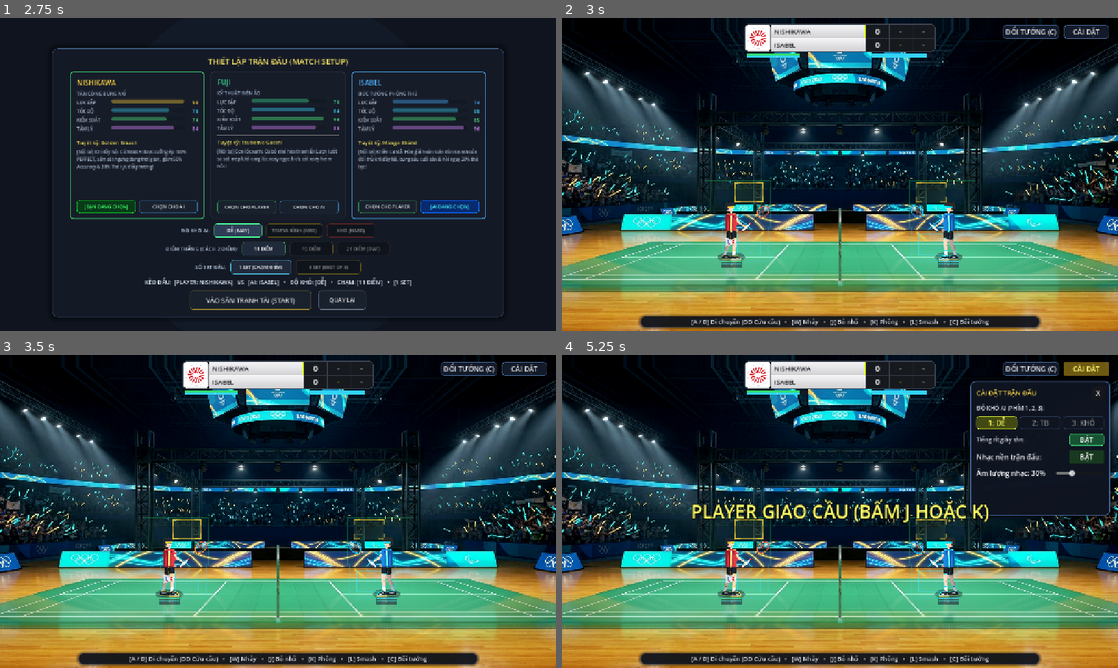
Above: before the commit, frames 1-4 (two rows, left to right).
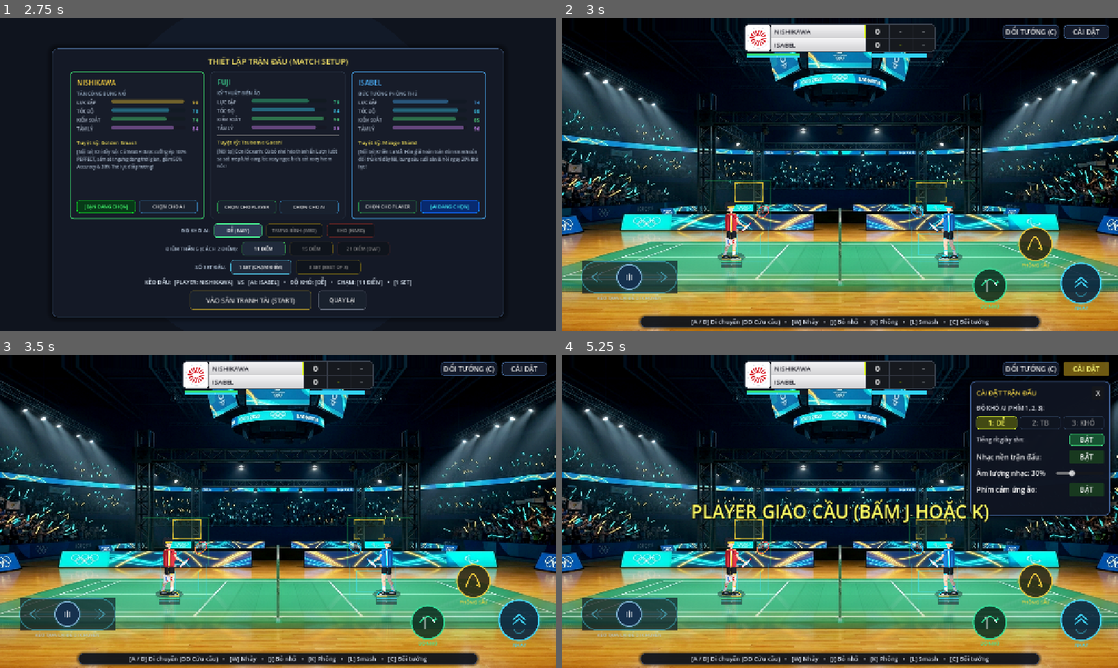
Above: after the commit, the same moments.

Repository: Lurz0205/kaiser-shuttle
Game: Godot game, scene res://scenes/Main.tscn
The game is run twice, just before and just after one commit, with the same random seed, the same clock (stepped at 60 frames per second) and the same inputs.
Inputs:
- Up to frame 1 (2.75 s): click "BẮT ĐẦU TRANH TÀI (VS AI)" at 0.5 s; click "DỄ (EASY)" at 1.25 s; click "DỄ (EASY)" at 2 s
- Up to frame 2 (3 s): click "VÀO SÂN TRANH TÀI (START)" at 2.75 s
- Up to frame 3 (3.5 s): no input
- Up to frame 4 (5.25 s): click "ĐỔI TƯỚNG (C)" at 3.5 s; click "VÀO SÂN TRANH TÀI (START)" at 4.25 s; click "CÀI ĐẶT" at 5 s

Frame 1 is identical in both runs. In frame 2, 3.9% of the frame differs, in the area x 3-98%, y 66-94%; in frame 3, 3.9%; in frame 4, 4.3%, in the area x 3-98%, y 40-94%.

Commit message:
Add virtual drag touchpad, function-based vector logo round buttons J, K, L with dynamic Jump/Smash, and boost stadium ambience

Diff:
--- a/project.godot
+++ b/project.godot
@@ -26,6 +26,11 @@
 window/stretch/mode="canvas_items"
 window/vsync/vsync_mode.web=0
 
+[input_devices]
+
+pointing/emulate_touch_from_mouse=true
+pointing/emulate_mouse_from_touch=true
+
 [physics]
 
 common/max_physics_steps_per_frame=2
--- a/scripts/main.gd
+++ b/scripts/main.gd
@@ -137,6 +137,12 @@
 var slider_bgm_match: HSlider = null
 var lbl_bgm_vol_match: Label = null
 
+# Virtual Mobile Controls (Touchpad + Circular Buttons J, K, L)
+const VirtualTouchPadClass = preload("res://scripts/ui/virtual_touch_pad.gd")
+var virtual_touch_pad: Control = null
+var touch_controls_enabled: bool = true
+var btn_touch_toggle: Button = null
+
 # Audio (Smash, Phong, Rít giày, Sấm sét, Isabel Block & Slowmo, Dây vợt net, Gió Fuji, Chém cầu sau sân, Trọng tài)
 @onready var sfx_smash: AudioStreamPlayer = $Audio/SFXSmash
 @onready var sfx_phong: AudioStreamPlayer = $Audio/SFXPong
@@ -250,7 +256,7 @@
 	if amb_stream is AudioStreamWAV:
 		(amb_stream as AudioStreamWAV).loop_mode = AudioStreamWAV.LOOP_FORWARD
 	amb_player.stream = amb_stream
-	amb_player.volume_db = -24.0
+	amb_player.volume_db = -14.0
 	amb_player.bus = "Master"
 	add_child(amb_player)
 	amb_player.play()
@@ -313,6 +319,24 @@
 			vol_row.add_child(slider_bgm_match)
 			vbox.add_child(vol_row)
 
+			var touch_row = HBoxContainer.new()
+			var lbl_touch = Label.new()
+			lbl_touch.text = "Phím cảm ứng ảo:"
+			lbl_touch.size_flags_horizontal = Control.SIZE_EXPAND_FILL
+			touch_row.add_child(lbl_touch)
+
+			btn_touch_toggle = Button.new()
+			btn_touch_toggle.custom_minimum_size = Vector2(80, 28)
+			btn_touch_toggle.text = "BẬT"
+			btn_touch_toggle.pressed.connect(func():
+				touch_controls_enabled = not touch_controls_enabled
+				_update_settings_ui()
+				if virtual_touch_pad:
+					virtual_touch_pad.visible = touch_controls_enabled and (not main_menu or not main_menu.visible)
+			)
+			touch_row.add_child(btn_touch_toggle)
+			vbox.add_child(touch_row)
+
 	_update_settings_ui()
 	_setup_hud_stamina_bars()
 
@@ -329,6 +353,14 @@
 	main_menu.start_match_requested.connect(_on_menu_start_match)
 	main_menu.start_pvp_match_requested.connect(_on_menu_start_pvp_match)
 	main_menu.settings_updated.connect(_on_menu_settings_updated)
+
+	# Khởi tạo Touchpad di chuyển (kéo qua lại) & Cụm phím ảo J, K, L (Vector Logo)
+	virtual_touch_pad = VirtualTouchPadClass.new()
+	virtual_touch_pad.name = "VirtualTouchPad"
+	virtual_touch_pad.set_target_player(player)
+	virtual_touch_pad.shot_triggered.connect(_on_touch_shot_triggered)
+	$HUD.add_child(virtual_touch_pad)
+	virtual_touch_pad.visible = false
 
 	if btn_char_select:
 		btn_char_select.pressed.connect(func():
@@ -375,6 +407,8 @@
 		stamina_bar_bg_player.visible = show
 	if stamina_bar_bg_ai:
 		stamina_bar_bg_ai.visible = show
+	if virtual_touch_pad:
+		virtual_touch_pad.visible = show and touch_controls_enabled
 
 
 func _play_sfx_string() -> void:
@@ -463,6 +497,8 @@
 	if match_over_dialog:
 		match_over_dialog.visible = false
 	_set_in_game_hud_visible(true)
+	if virtual_touch_pad:
+		virtual_touch_pad.set_target_player(player)
 	if player:
 		match p_id:
 			"nishikawa": player.stats = CharacterStats.create_nishikawa()
@@ -551,6 +587,8 @@
 	if match_over_dialog:
 		match_over_dialog.visible = false
 	_set_in_game_hud_visible(true)
+	if virtual_touch_pad:
+		virtual_touch_pad.set_target_player(player)
 
 	# TRONG PVP: CẢ 2 NGƯỜI CHƠI ĐỀU LUÔN ĐIỀU KHIỂN NHÂN VẬT SÂN TRÁI CỦA MÌNH ($Player)
 	# ĐỐI THỦ LUÔN HIỆN Ở SÂN PHẢI ($AIRival) VÀ BỊ KHÓA HOÀN TOÀN BÀN PHÍM (is_remote_puppet = true)
@@ -848,6 +886,10 @@
 	if slider_bgm_match and abs(slider_bgm_match.value - bgm_match_volume) > 0.01:
 		slider_bgm_match.value = bgm_match_volume
 
+	if btn_touch_toggle:
+		btn_touch_toggle.text = "BẬT" if touch_controls_enabled else "TẮT"
+		btn_touch_toggle.modulate = Color(1.2, 3.2, 1.2) if touch_controls_enabled else Color(1.8, 0.6, 0.6)
+
 
 func _apply_match_bgm() -> void:
 	if not bgm_lobby:
@@ -1077,23 +1119,38 @@
 		return
 	if is_umpire_speaking:
 		return
+	var touch_shot = player.touch_shot_pressed if player else ""
 	if is_pvp_active:
 		if current_server == "player" and net_manager:
-			if Input.is_key_pressed(KEY_K):
+			if Input.is_key_pressed(KEY_K) or touch_shot == "clear":
+				if player: player.touch_shot_pressed = ""
 				_execute_serve("player", "clear")
 				net_manager.send_packet({"t": "serve", "shot_type": "clear"})
-			elif Input.is_key_pressed(KEY_J):
+			elif Input.is_key_pressed(KEY_J) or touch_shot == "drop":
+				if player: player.touch_shot_pressed = ""
 				_execute_serve("player", "drop")
 				net_manager.send_packet({"t": "serve", "shot_type": "drop"})
 		return
 	else:
 		if current_server == "player":
-			if Input.is_key_pressed(KEY_K):
-				# High Deep Serve to opponent baseline
+			if Input.is_key_pressed(KEY_K) or touch_shot == "clear":
+				if player: player.touch_shot_pressed = ""
 				_execute_serve("player", "clear")
-			elif Input.is_key_pressed(KEY_J):
-				# Short Serve skimming over net
+			elif Input.is_key_pressed(KEY_J) or touch_shot == "drop":
+				if player: player.touch_shot_pressed = ""
 				_execute_serve("player", "drop")
+
+
+func _on_touch_shot_triggered(shot_type: String) -> void:
+	if main_menu and main_menu.visible:
+		return
+	if is_umpire_speaking or is_serve_in_progress:
+		return
+	if current_state == MatchState.SERVE and current_server == "player":
+		if shot_type == "clear" or shot_type == "drop":
+			_execute_serve("player", shot_type)
+			if is_pvp_active and net_manager:
+				net_manager.send_packet({"t": "serve", "shot_type": shot_type})
 
 
 func _setup_serve(server: String) -> void:
@@ -2220,6 +2277,8 @@
 		lbl_sub.text = "THỂ THỨC: %s (CHẠM %d ĐIỂM) • BWF RULES" % [mode_str, target_match_points]
 
 	match_over_dialog.visible = true
+	if virtual_touch_pad:
+		virtual_touch_pad.visible = false
 
 
 func _on_match_over_play_again() -> void:
--- a/scripts/player.gd
+++ b/scripts/player.gd
@@ -89,6 +89,11 @@
 
 # Kinematics & Animation
 var walk_phase: float = 0.0
+
+# Mobile Virtual Touch Controls
+var touch_move_axis: float = 0.0 # [-1.0 -> 1.0] from drag touchpad
+var touch_jump_pressed: bool = false
+var touch_shot_pressed: String = "" # "drop", "clear", "smash"
 var is_swinging: bool = false
 var swing_timer: float = 0.0
 var swing_prog: float = 0.0
@@ -738,15 +743,20 @@
 			move_x -= 1.0
 		if cur_d_raw:
 			move_x += 1.0
+		if abs(touch_move_axis) > 0.05:
+			move_x += touch_move_axis
+		move_x = clamp(move_x, -1.0, 1.0)
 
 		velocity.x = move_x * move_speed_x
 
-		# Jump: Space, W, or Up
-		if (Input.is_key_pressed(KEY_SPACE) or Input.is_key_pressed(KEY_W) or Input.is_key_pressed(KEY_UP)) and is_on_ground():
+		# Jump: Space, W, Up, or touch_jump_pressed
+		var jump_input = (Input.is_key_pressed(KEY_SPACE) or Input.is_key_pressed(KEY_W) or Input.is_key_pressed(KEY_UP) or touch_jump_pressed)
+		if jump_input and is_on_ground():
 			velocity.y = JUMP_FORCE
 			jump_taken.emit(Vector2(global_position.x, current_ground_y), facing)
 			if stats:
 				stats.consume_stamina_action(5.0)
+		touch_jump_pressed = false
 
 	# Swing / Shot trigger: Player can ALWAYS swing anytime!
 	var cur_j = Input.is_key_pressed(KEY_J)
@@ -754,12 +764,13 @@
 	var cur_l = Input.is_key_pressed(KEY_L) or Input.is_key_pressed(KEY_ENTER)
 
 	var shot_pressed = ""
-	if cur_j and not prev_key_j:
+	if (cur_j and not prev_key_j) or touch_shot_pressed == "drop":
 		shot_pressed = "drop"
-	elif cur_k and not prev_key_k:
+	elif (cur_k and not prev_key_k) or touch_shot_pressed == "clear":
 		shot_pressed = "clear"
-	elif cur_l and not prev_key_l:
+	elif (cur_l and not prev_key_l) or touch_shot_pressed == "smash":
 		shot_pressed = "smash"
+	touch_shot_pressed = ""
 
 	prev_key_j = cur_j
 	prev_key_k = cur_k
--- /dev/null
+++ b/scripts/ui/virtual_touch_pad.gd
@@ -0,0 +1,365 @@
+class_name VirtualTouchPad
+extends Control
+
+## Virtual Mobile Touch Controls:
+## - Left: Drag Touchpad (kéo qua lại mượt mà, không tách rời 2 nút)
+## - Right: Circular J (Drop), K (Clear), L (Dynamic Jump & Smash) with Vector Function Logos
+
+signal shot_triggered(shot_type: String)
+signal jump_triggered()
+
+var player: BadmintonPlayer = null
+
+# Left Touchpad Track parameters
+var track_rect: Rect2 = Rect2(45.0, 560.0, 220.0, 72.0)
+var knob_center: Vector2 = Vector2(155.0, 596.0)
+var knob_pos: Vector2 = Vector2(155.0, 596.0)
+var knob_radius: float = 28.0
+var max_drag_dist: float = 78.0
+var track_touch_id: int = -1
+var is_dragging_knob: bool = false
+var last_forward_tap_ticks: int = 0
+
+# Right Action Buttons parameters (Ergonomic Arch layout for right thumb)
+# Button J (Drop / Bỏ nhỏ)
+var btn_j_center: Vector2 = Vector2(985.0, 615.0)
+var btn_j_radius: float = 38.0
+var btn_j_touch_id: int = -1
+var btn_j_pressed: bool = false
+var btn_j_scale: float = 1.0
+
+# Button K (Clear / Phông sâu)
+var btn_k_center: Vector2 = Vector2(1090.0, 520.0)
+var btn_k_radius: float = 38.0
+var btn_k_touch_id: int = -1
+var btn_k_pressed: bool = false
+var btn_k_scale: float = 1.0
+
+# Button L (Dynamic Jump & Smash)
+var btn_l_center: Vector2 = Vector2(1195.0, 610.0)
+var btn_l_radius: float = 46.0
+var btn_l_touch_id: int = -1
+var btn_l_pressed: bool = false
+var btn_l_scale: float = 1.0
+
+# Appearance transition for Button L (Jump on ground, Smash in air)
+var btn_l_air_prog: float = 0.0
+
+func _ready() -> void:
+	mouse_filter = MOUSE_FILTER_IGNORE
+	set_anchors_preset(PRESET_FULL_RECT)
+	knob_center = Vector2(track_rect.position.x + track_rect.size.x * 0.5, track_rect.position.y + track_rect.size.y * 0.5)
+	knob_pos = knob_center
+
+func set_target_player(p: BadmintonPlayer) -> void:
+	player = p
+
+func _process(delta: float) -> void:
+	if not visible:
+		return
+
+	# Smooth spring return for knob when not dragging
+	if not is_dragging_knob:
+		knob_pos = knob_pos.lerp(knob_center, clamp(delta * 18.0, 0.0, 1.0))
+		if player and is_instance_valid(player):
+			player.touch_move_axis = (knob_pos.x - knob_center.x) / max_drag_dist
+			if abs(player.touch_move_axis) < 0.02:
+				player.touch_move_axis = 0.0
+
+	# Smooth scale springs for buttons
+	btn_j_scale = lerp(btn_j_scale, 0.90 if btn_j_pressed else 1.0, delta * 24.0)
+	btn_k_scale = lerp(btn_k_scale, 0.90 if btn_k_pressed else 1.0, delta * 24.0)
+	btn_l_scale = lerp(btn_l_scale, 0.90 if btn_l_pressed else 1.0, delta * 24.0)
+
+	# L Button state: In air vs on ground
+	var is_in_air = false
+	if player and is_instance_valid(player):
+		is_in_air = not player.is_on_ground()
+	btn_l_air_prog = lerp(btn_l_air_prog, 1.0 if is_in_air else 0.0, delta * 14.0)
+
+	queue_redraw()
+
+func _input(event: InputEvent) -> void:
+	if not visible:
+		return
+
+	# Multi-touch events (mobile / tablets)
+	if event is InputEventScreenTouch:
+		_handle_touch(event.index, event.pressed, event.position)
+	elif event is InputEventScreenDrag:
+		_handle_drag(event.index, event.position)
+	# Mouse emulation (desktop browser testing)
+	elif event is InputEventMouseButton and event.button_index == MOUSE_BUTTON_LEFT:
+		_handle_touch(999, event.pressed, event.position)
+	elif event is InputEventMouseMotion and is_dragging_knob and track_touch_id == 999:
+		_handle_drag(999, event.position)
+
+func _handle_touch(touch_id: int, is_down: bool, pos: Vector2) -> void:
+	if is_down:
+		# 1. Touchpad track hit test (Expanded touch padding)
+		var exp_rect = track_rect.grow(24.0)
+		if exp_rect.has_point(pos) and track_touch_id == -1:
+			track_touch_id = touch_id
+			is_dragging_knob = true
+			_update_knob_drag(pos.x)
+
+			# Check forward double tap / quick flick for dive rescue
+			var offset_x = pos.x - knob_center.x
+			var is_forward = (offset_x > 25.0) if (player == null or player.court_side == "player") else (offset_x < -25.0)
+			if is_forward:
+				var now = Time.get_ticks_msec()
+				if now - last_forward_tap_ticks < 320:
+					if player and is_instance_valid(player):
+						player.start_dive(1.0 if player.court_side == "player" else -1.0)
+					last_forward_tap_ticks = 0
+				else:
+					last_forward_tap_ticks = now
+			return
+
+		# 2. Button J (Drop)
+		if pos.distance_to(btn_j_center) <= btn_j_radius + 18.0 and btn_j_touch_id == -1:
+			btn_j_touch_id = touch_id
+			btn_j_pressed = true
+			shot_triggered.emit("drop")
+			if player and is_instance_valid(player):
+				player.touch_shot_pressed = "drop"
+			return
+
+		# 3. Button K (Clear)
+		if pos.distance_to(btn_k_center) <= btn_k_radius + 18.0 and btn_k_touch_id == -1:
+			btn_k_touch_id = touch_id
+			btn_k_pressed = true
+			shot_triggered.emit("clear")
+			if player and is_instance_valid(player):
+				player.touch_shot_pressed = "clear"
+			return
+
+		# 4. Button L (Dynamic Jump on ground / Smash in air)
+		if pos.distance_to(btn_l_center) <= btn_l_radius + 20.0 and btn_l_touch_id == -1:
+			btn_l_touch_id = touch_id
+			btn_l_pressed = true
+			if player and is_instance_valid(player):
+				if player.is_on_ground():
+					jump_triggered.emit()
+					player.touch_jump_pressed = true
+				else:
+					shot_triggered.emit("smash")
+					player.touch_shot_pressed = "smash"
+			else:
+				shot_triggered.emit("smash")
+			return
+	else:
+		# Touch up / release
+		if touch_id == track_touch_id:
+			track_touch_id = -1
+			is_dragging_knob = false
+		if touch_id == btn_j_touch_id:
+			btn_j_touch_id = -1
+			btn_j_pressed = false
+		if touch_id == btn_k_touch_id:
+			btn_k_touch_id = -1
+			btn_k_pressed = false
+		if touch_id == btn_l_touch_id:
+			btn_l_touch_id = -1
+			btn_l_pressed = false
+
+func _handle_drag(touch_id: int, pos: Vector2) -> void:
+	if touch_id == track_touch_id:
+		_update_knob_drag(pos.x)
+
+func _update_knob_drag(finger_x: float) -> void:
+	var offset = clamp(finger_x - knob_center.x, -max_drag_dist, max_drag_dist)
+	knob_pos.x = knob_center.x + offset
+	knob_pos.y = knob_center.y
+	if player and is_instance_valid(player):
+		player.touch_move_axis = offset / max_drag_dist
+
+func _draw() -> void:
+	if not visible:
+		return
+
+	# ==========================================================
+	# 1. DRAW LEFT TOUCHPAD TRACK (KÉO QUA LẠI ĐỂ DI CHUYỂN)
+	# ==========================================================
+	var tr = track_rect
+	var corner_r = tr.size.y * 0.5
+
+	# Track background capsule
+	draw_rect(tr, Color(0.04, 0.08, 0.14, 0.68), true, -1, false)
+	# Ambient inner highlight line
+	draw_line(Vector2(tr.position.x + corner_r, knob_center.y), Vector2(tr.position.x + tr.size.x - corner_r, knob_center.y), Color(0.15, 0.45, 0.65, 0.35), 3.0, true)
+
+	# Directional arrows inside track
+	var arrow_col = Color(0.35, 0.85, 1.0, 0.55 if not is_dragging_knob else 0.85)
+	# Left chevron <
+	var lx = tr.position.x + 28.0
+	var ly = knob_center.y
+	draw_polyline(PackedVector2Array([Vector2(lx + 8.0, ly - 10.0), Vector2(lx - 4.0, ly), Vector2(lx + 8.0, ly + 10.0)]), arrow_col, 2.5, true)
+	draw_polyline(PackedVector2Array([Vector2(lx + 18.0, ly - 10.0), Vector2(lx + 6.0, ly), Vector2(lx + 18.0, ly + 10.0)]), arrow_col * 0.65, 2.0, true)
+
+	# Right chevron >
+	var rx = tr.position.x + tr.size.x - 28.0
+	draw_polyline(PackedVector2Array([Vector2(rx - 8.0, ly - 10.0), Vector2(rx + 4.0, ly), Vector2(rx - 8.0, ly + 10.0)]), arrow_col, 2.5, true)
+	draw_polyline(PackedVector2Array([Vector2(rx - 18.0, ly - 10.0), Vector2(rx - 6.0, ly), Vector2(rx - 18.0, ly + 10.0)]), arrow_col * 0.65, 2.0, true)
+
+	# Track outer border
+	var track_border_col = Color(0.30, 0.88, 1.0, 0.85 if is_dragging_knob else 0.45)
+	_draw_capsule_outline(tr, corner_r, track_border_col, 2.0)
+
+	# Sliding thumb knob (núm tròn cảm ứng)
+	var active_knob_col = Color(0.20, 0.90, 1.0, 0.95) if is_dragging_knob else Color(0.65, 0.85, 1.0, 0.80)
+	# Knob glow halo
+	draw_circle(knob_pos, knob_radius + 4.0, Color(0.15, 0.75, 1.0, 0.25 if is_dragging_knob else 0.12))
+	# Knob core
+	draw_circle(knob_pos, knob_radius, Color(0.08, 0.18, 0.30, 0.92))
+	draw_arc(knob_pos, knob_radius, 0.0, TAU, 32, active_knob_col, 2.4, true)
+	# Knob center grip ridges (3 khấc vân chống trượt)
+	for i in [-6.0, 0.0, 6.0]:
+		var ridge_h = 14.0 if i == 0.0 else 10.0
+		draw_line(Vector2(knob_pos.x + i, knob_pos.y - ridge_h * 0.5), Vector2(knob_pos.x + i, knob_pos.y + ridge_h * 0.5), Color(1.0, 1.0, 1.0, 0.75), 2.0, true)
+
+	# Label hint below touchpad
+	_draw_hint_text("KÉO QUA LẠI ĐỂ DI CHUYỂN", Vector2(knob_center.x, tr.position.y + tr.size.y + 16.0), Color(0.70, 0.85, 1.0, 0.70), 11)
+
+	# ==========================================================
+	# 2. DRAW RIGHT CIRCULAR BUTTONS (J: DROP, K: CLEAR, L: JUMP/SMASH)
+	# ==========================================================
+	_draw_round_button_j()
+	_draw_round_button_k()
+	_draw_round_button_l()
+
+func _draw_capsule_outline(rect: Rect2, radius: float, col: Color, width: float) -> void:
+	var pts = PackedVector2Array()
+	var segs = 14
+	# Left semicircular cap
+	var left_center = Vector2(rect.position.x + radius, rect.position.y + radius)
+	for i in range(segs + 1):
+		var ang = PI * 0.5 + (PI / segs) * i
+		pts.append(left_center + Vector2(cos(ang), sin(ang)) * radius)
+	# Right semicircular cap
+	var right_center = Vector2(rect.position.x + rect.size.x - radius, rect.position.y + radius)
+	for i in range(segs + 1):
+		var ang = -PI * 0.5 + (PI / segs) * i
+		pts.append(right_center + Vector2(cos(ang), sin(ang)) * radius)
+	pts.append(pts[0])
+	draw_polyline(pts, col, width, true)
+
+func _draw_round_button_j() -> void:
+	var c = btn_j_center
+	var r = btn_j_radius * btn_j_scale
+	var base_col = Color(0.20, 0.95, 0.65) # Vibrant Emerald Mint
+
+	# Outer glow & fill
+	draw_circle(c, r + 4.0, Color(base_col.r, base_col.g, base_col.b, 0.22 if btn_j_pressed else 0.10))
+	draw_circle(c, r, Color(0.04, 0.16, 0.11, 0.85))
+	draw_arc(c, r, 0.0, TAU, 32, base_col * (1.3 if btn_j_pressed else 0.95), 2.8, true)
+
+	# Vector Logo: Net Drop (Đường cong bỏ nhỏ sà sát mép lưới)
+	# 1. Mini Net pole on left
+	var net_x = c.x - 7.0
+	draw_line(Vector2(net_x, c.y - 12.0), Vector2(net_x, c.y + 14.0), Color(1.0, 1.0, 1.0, 0.85), 2.5, true)
+	draw_line(Vector2(net_x - 4.0, c.y - 12.0), Vector2(net_x + 4.0, c.y - 12.0), Color(1.0, 1.0, 1.0, 0.95), 2.5, true)
+
+	# 2. Smooth drop curve rising from left, peaking right over net, and diving steep
+	var curve_pts = PackedVector2Array()
+	var steps = 14
+	for i in range(steps + 1):
+		var t = float(i) / float(steps)
+		var px = lerp(c.x - 18.0, c.x + 14.0, t)
+		# Parabolic concave drop curve over net:
+		var py = c.y - 15.0 * sin(t * PI * 0.85) + 3.0 * t
+		curve_pts.append(Vector2(px, py))
+	draw_polyline(curve_pts, base_col, 2.4, true)
+
+	# 3. Delicate downward shuttlecock icon at the dive tip
+	var tip = curve_pts[curve_pts.size() - 1]
+	draw_circle(tip, 3.2, Color(1.0, 1.0, 1.0, 0.95))
+	draw_line(tip, tip + Vector2(4.0, -7.0), base_col, 2.0, true)
+	draw_line(tip, tip + Vector2(7.0, -4.0), base_col, 2.0, true)
+
+	_draw_hint_text("BỎ NHỎ", Vector2(c.x, c.y + r + 15.0), base_col, 11)
+
+func _draw_round_button_k() -> void:
+	var c = btn_k_center
+	var r = btn_k_radius * btn_k_scale
+	var base_col = Color(1.0, 0.84, 0.25) # Vibrant Gold Amber
+
+	# Outer glow & fill
+	draw_circle(c, r + 4.0, Color(base_col.r, base_col.g, base_col.b, 0.22 if btn_k_pressed else 0.10))
+	draw_circle(c, r, Color(0.16, 0.12, 0.04, 0.85))
+	draw_arc(c, r, 0.0, TAU, 32, base_col * (1.3 if btn_k_pressed else 0.95), 2.8, true)
+
+	# Vector Logo: High Clear Lift (Vòng cung phông bổng cao vút về sau sân)
+	var curve_pts = PackedVector2Array()
+	var steps = 16
+	for i in range(steps + 1):
+		var t = float(i) / float(steps)
+		var px = lerp(c.x - 17.0, c.x + 15.0, t)
+		var py = c.y + 12.0 - 28.0 * sin(t * PI)
+		curve_pts.append(Vector2(px, py))
+	draw_polyline(curve_pts, base_col, 2.6, true)
+
+	# Arrowhead at apex/destination
+	var end_pt = curve_pts[curve_pts.size() - 1]
+	var dir = Vector2(1.0, 0.8).normalized()
+	draw_line(end_pt, end_pt - dir.rotated(0.4) * 8.0, base_col, 2.4, true)
+	draw_line(end_pt, end_pt - dir.rotated(-0.4) * 8.0, base_col, 2.4, true)
+
+	_draw_hint_text("PHÔNG SÂU", Vector2(c.x, c.y + r + 15.0), base_col, 11)
+
+func _draw_round_button_l() -> void:
+	var c = btn_l_center
+	var r = btn_l_radius * btn_l_scale
+	var p = btn_l_air_prog # 0.0 = Ground (Jump), 1.0 = Air (Smash)
+
+	var col_jump = Color(0.25, 0.85, 1.0) # Sky Blue Cyan
+	var col_smash = Color(1.0, 0.32, 0.20) # Blazing Crimson Lightning
+	var cur_col = col_jump.lerp(col_smash, p)
+
+	var bg_col = Color(0.04, 0.14, 0.24, 0.88).lerp(Color(0.24, 0.06, 0.05, 0.90), p)
+
+	# Outer glow & fill
+	draw_circle(c, r + 5.0, Color(cur_col.r, cur_col.g, cur_col.b, 0.26 if btn_l_pressed else 0.12))
+	draw_circle(c, r, bg_col)
+	draw_arc(c, r, 0.0, TAU, 36, cur_col * (1.35 if btn_l_pressed else 1.0), 3.2, true)
+
+	if p < 0.50:
+		# LOGO A: JUMP EMBLEM (Đôi cánh bật nhảy & mũi tên hướng thiên)
+		var jump_alpha = 1.0 - p * 2.0
+		var j_col = Color(col_jump.r, col_jump.g, col_jump.b, jump_alpha)
+
+		# Double chevron upward arrows ^ ^
+		for off_y in [-5.0, 5.0]:
+			var py = c.y + off_y
+			draw_polyline(PackedVector2Array([Vector2(c.x - 14.0, py + 4.0), Vector2(c.x, py - 8.0), Vector2(c.x + 14.0, py + 4.0)]), j_col, 3.0, true)
+
+		# Ground takeoff bounce ring
+		draw_arc(Vector2(c.x, c.y + 18.0), 12.0, PI * 0.1, PI * 0.9, 12, j_col * 0.7, 2.0, true)
+		_draw_hint_text("NHẢY", Vector2(c.x, c.y + r + 15.0), cur_col, 11)
+	else:
+		# LOGO B: EXPLOSIVE SMASH LIGHTNING BOLT (Tia sấm sét đập dứt điểm)
+		var smash_alpha = (p - 0.50) * 2.0
+		var s_col = Color(col_smash.r, col_smash.g, col_smash.b, smash_alpha)
+
+		# Zig-zag lightning bolt striking down-left
+		var bolt_pts = PackedVector2Array([
+			Vector2(c.x + 6.0, c.y - 18.0),
+			Vector2(c.x - 4.0, c.y - 2.0),
+			Vector2(c.x + 5.0, c.y - 1.0),
+			Vector2(c.x - 8.0, c.y + 18.0)
+		])
+		draw_polyline(bolt_pts, s_col, 3.4, true)
+		draw_polyline(bolt_pts, Color(1.0, 1.0, 1.0, smash_alpha * 0.9), 1.5, true)
+
+		# Impact sparks
+		draw_circle(Vector2(c.x - 8.0, c.y + 18.0), 3.5, Color(1.0, 0.9, 0.3, smash_alpha))
+		draw_line(Vector2(c.x - 8.0, c.y + 18.0), Vector2(c.x - 16.0, c.y + 22.0), s_col, 2.0, true)
+		draw_line(Vector2(c.x - 8.0, c.y + 18.0), Vector2(c.x - 3.0, c.y + 25.0), s_col, 2.0, true)
+		_draw_hint_text("ĐẬP CẦU", Vector2(c.x, c.y + r + 15.0), cur_col, 11)
+
+func _draw_hint_text(text: String, pos: Vector2, col: Color, font_sz: int) -> void:
+	var font = ThemeDB.fallback_font
+	if not font:
+		return
+	var str_sz = font.get_string_size(text, HORIZONTAL_ALIGNMENT_CENTER, -1, font_sz)
+	draw_string(font, Vector2(pos.x - str_sz.x * 0.5, pos.y), text, HORIZONTAL_ALIGNMENT_CENTER, -1, font_sz, col)
